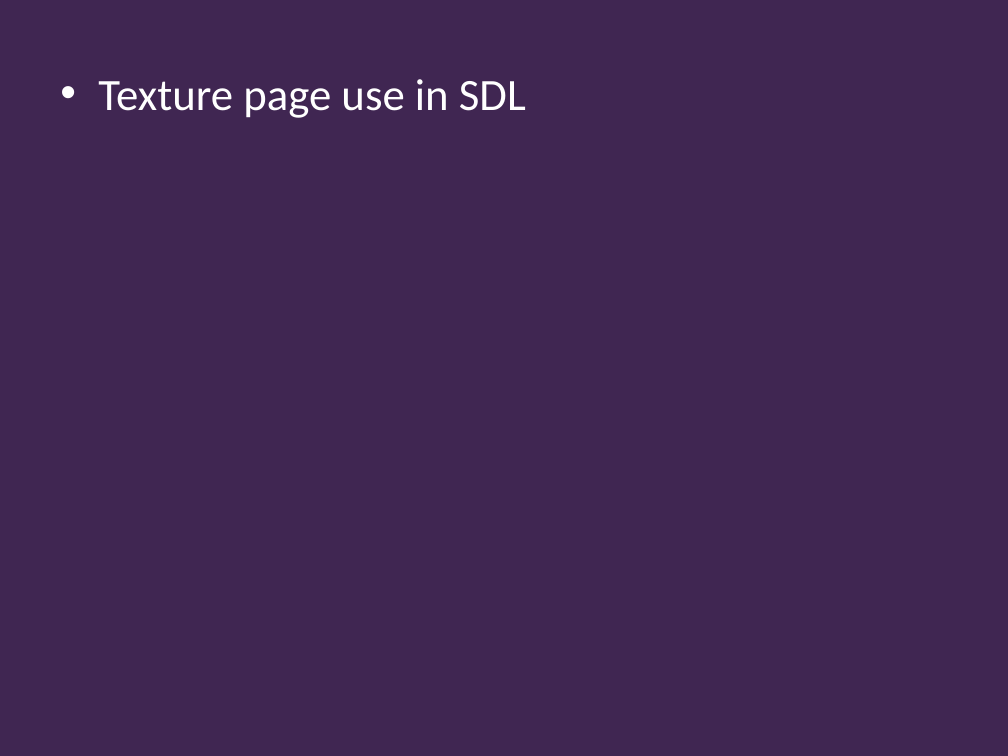
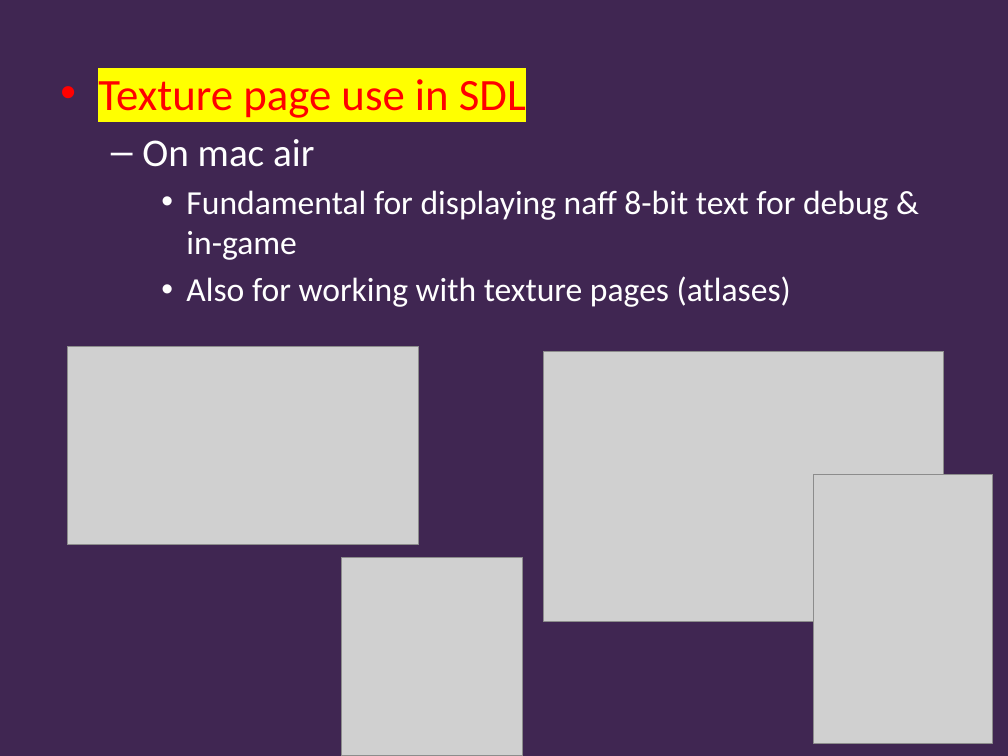
Before and after one commit to Falmouth-Games-Academy/ba-course-materials, a slide deck: slide 5 of GAM340/05/programming/2019-20-GAM340-05-programming-workshop.pptx. Drawn at 1008x756 pixels with LibreOffice and Linux fonts; fonts in the diff are those of the drawing; grey boxes stand for pictures; background and template pictures are left out. Boxes give left, top, right and bottom in pixels: in the first picture for what was removed or moved away, otherwise in the second. Text is boxed around its words. In the diff, an @@ line names an element or a change of style, - is before the commit and + after.

```diff
--- a/GAM340/05/programming/2019-20-GAM340-05-programming-workshop.pptx
+++ b/GAM340/05/programming/2019-20-GAM340-05-programming-workshop.pptx
@@ text at (98, 79, 526, 118): text colour #FFFFFF to #FF0000, highlight none to #FFFF00 in "Texture page use in SDL" @@
@@ text at (142, 139, 888, 307): paragraphs added @@
+  – On mac air
+    • Fundamental for displaying naff 8-bit text for debug & in-game
+    • Also for working with texture pages (atlases)
@@ picture added at (68, 347, 418, 545) @@
@@ picture added at (543, 351, 943, 621) @@
@@ picture added at (813, 475, 993, 744) @@
@@ picture added at (342, 557, 523, 756) @@
```
Also in this commit, not shown: 1 other slide changed, 13 slides added, 18 other files.
